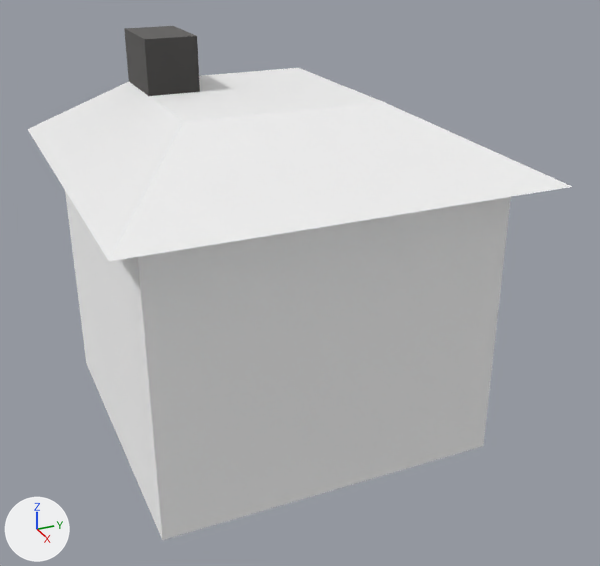
The glTF model models/house1.glb, before and after one commit.
The view is the same before and after, from a 50 mm lens placed at (18.93, -7.71, 13.03), pointed at (1.02, 0.34, 4.08). The lights are fixed; the arrows at lower left show +X, +Y and +Z. Where no turn or scale is listed for an object, it has been applied to the vertices. Vertices at the same position are counted once.
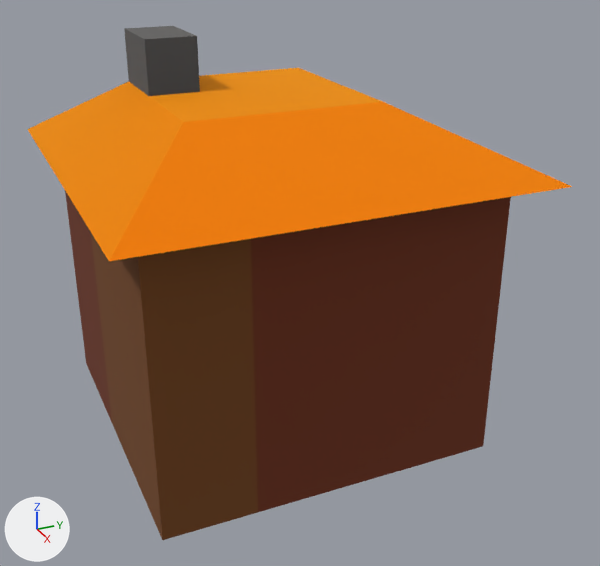
Where the newer file only moved an object's origin or applied its transform, the numbers keep the older frame.

Boxes [x1, y1, x2, y2] around the edits, measured in the pictures (600 x 566 px):
part 1 of me_cube_006, recoloured (white to brown): [91, 233, 258, 540] in both
part 2 of me_cube_006, recoloured (white to brown): [65, 191, 511, 512] in both
part 3 of me_cube_006, recoloured (white to orange): [28, 68, 572, 261] in both

The change, as a diff of the scene's bpy script:
```diff
--- a/models/house1.glb.py
+++ b/models/house1.glb.py
@@ mat_wood1_000 @@
+mat_wood1_000 = principled_material('wood1.000')
+mat_wood1_000.base_color = (0.179, 0.0595, 0.0111)  # brown #75451b
+mat_wood1_000.roughness = 1.0
@@ mat_stitch_000 @@
+mat_stitch_000 = principled_material('stitch.000')
+mat_stitch_000.base_color = (1.0, 0.446, 0.0175)  # orange #ffb224
+mat_stitch_000.metallic = 1.0
+mat_stitch_000.roughness = 1.0
@@ mat_wood2_000 @@
+mat_wood2_000 = principled_material('wood2.000')
+mat_wood2_000.base_color = (0.161, 0.0316, 0.00958)  # brown #703219
+mat_wood2_000.roughness = 1.0
@@ me_cube_006 @@
 me_cube_006.from_pydata(...)  # 46 vertices, 72 faces; spans x -4.87..5.37, y -5.26..4.97, z 0.16..10.22
 # used by ob_cube; location = (0.0, 0.0, 0.0)
+# me_cube_006 part 1: all 34 faces that had it switch from mat_wood1_003 (white #ffffff) to mat_wood1_000 (brown #75451b)
+# me_cube_006 part 2: all 6 faces that had it switch from mat_wood2_006 (white #ffffff) to mat_wood2_000 (brown #703219)
+# me_cube_006 part 3: all 22 faces that had it switch from mat_stitch_006 (white #ffffff) to mat_stitch_000 (orange #ffb224)
 me_cube_006.materials.append(mat_stone_006)
```
